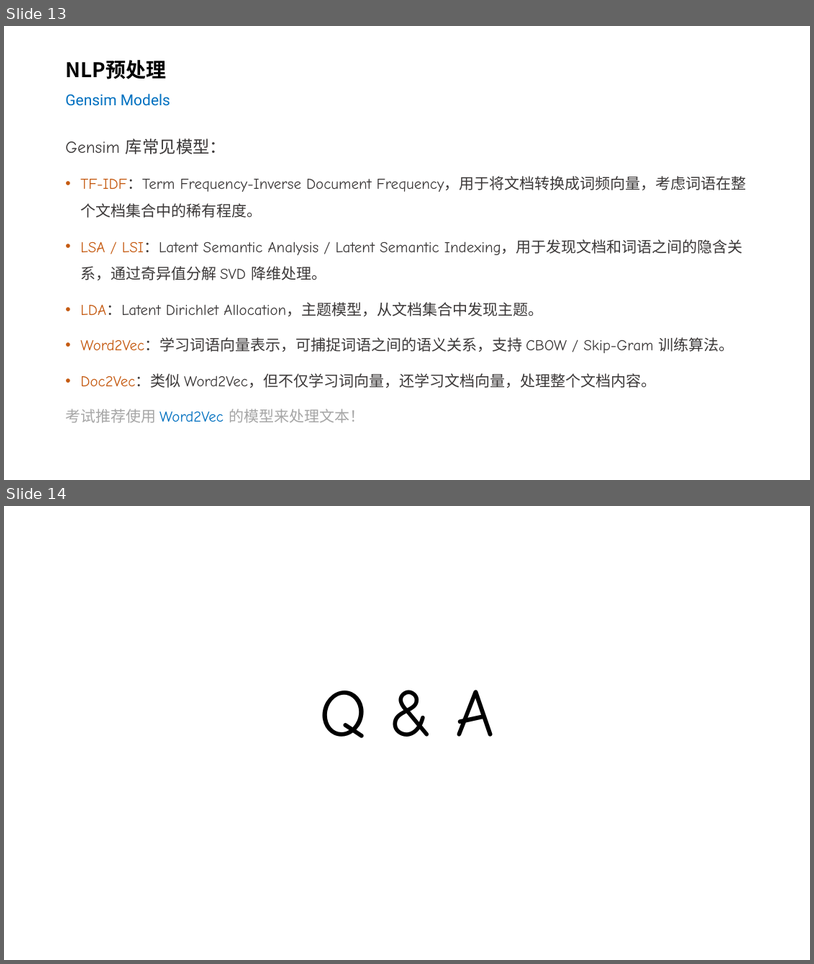
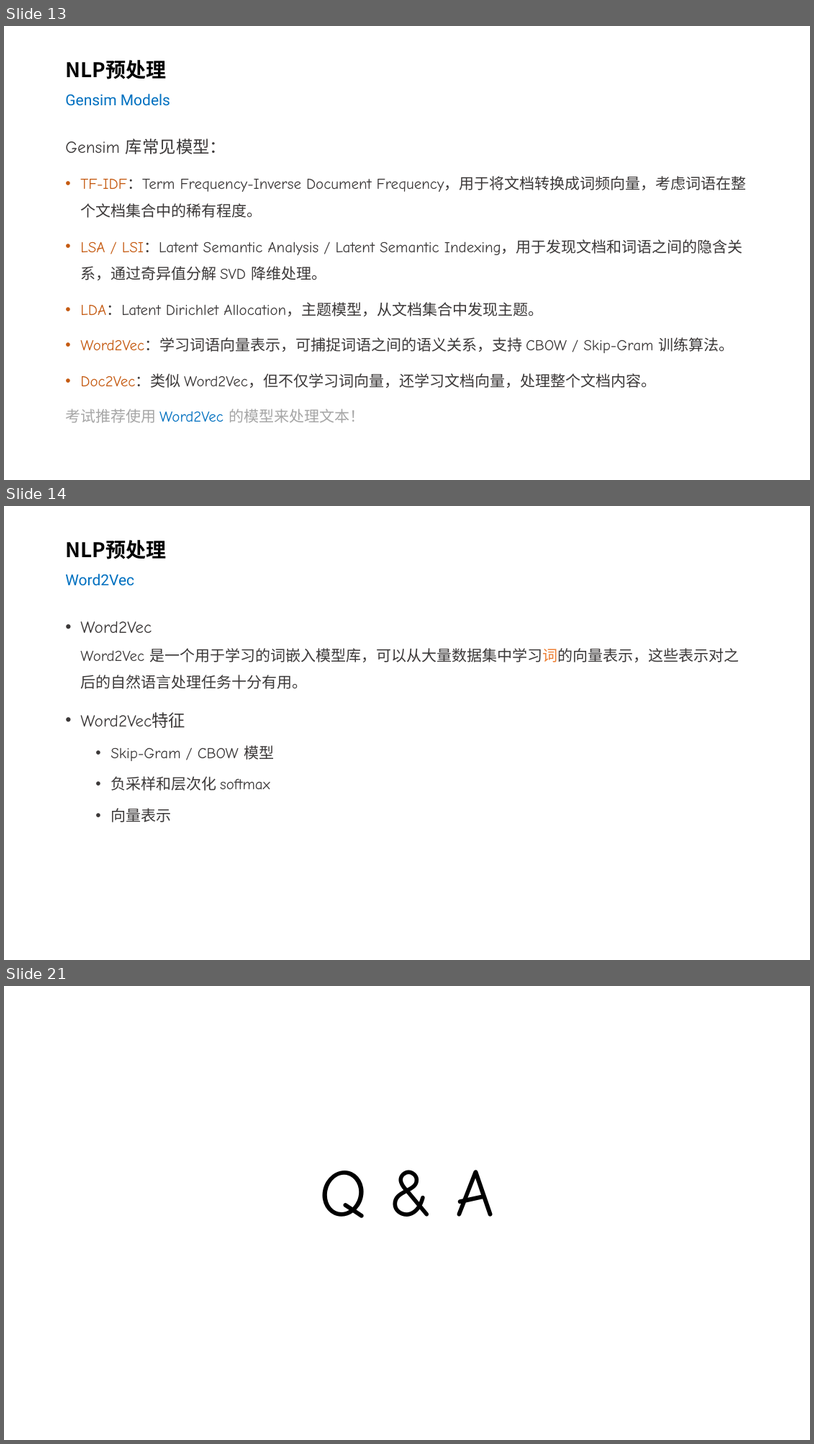
Before and after one commit to silentbalanceyh/cda-exam, a slide deck: ppt/04.二分类-文本输入.pptx. Shown one above the other, each under a label of ours: slides 13 and 14 before the commit, slides 13, 14 and 21 after it; the slides between them are not shown. The pictures are 814x964 and 814x1444 pixels, drawn with LibreOffice and Linux fonts; fonts in the diff are those of the drawing; background and template pictures are left out. Boxes give left, top, right and bottom in pixels: in the first picture for what was removed or moved away, otherwise in the second. Text is boxed around its words. In the diff, an @@ line names an element or a change of style, - is before the commit and + after.

```diff
--- a/ppt/04.二分类-文本输入.pptx
+++ b/ppt/04.二分类-文本输入.pptx
@@ slide 14 added at (4,506,810,960), background #FFFFFF @@
@@ title added at (65,540,166,586), 18 pt, text #0070C0 @@
+NLP预处理
+Word2Vec
@@ text added at (80,621,739,822), 18 pt, text #3B3838 @@
+• Word2Vec
+  Word2Vec 是一个用于学习的词嵌入模型库，可以从大量数据集中学习词的向量表示，这些表示对之后的自然语言处理任务十分有用。
+• Word2Vec特征
+  • Skip-Gram / CBOW 模型
+  • 负采样和层次化 softmax
+  • 向量表示
@@ what was slide 14 is now slide 21 @@
```
Also in this commit, not shown: 6 other slides added.
